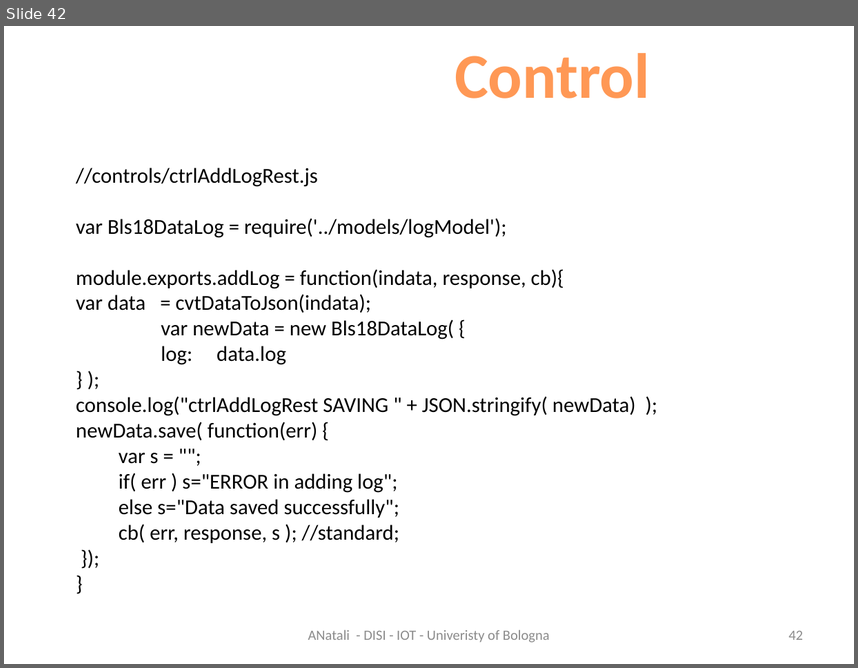
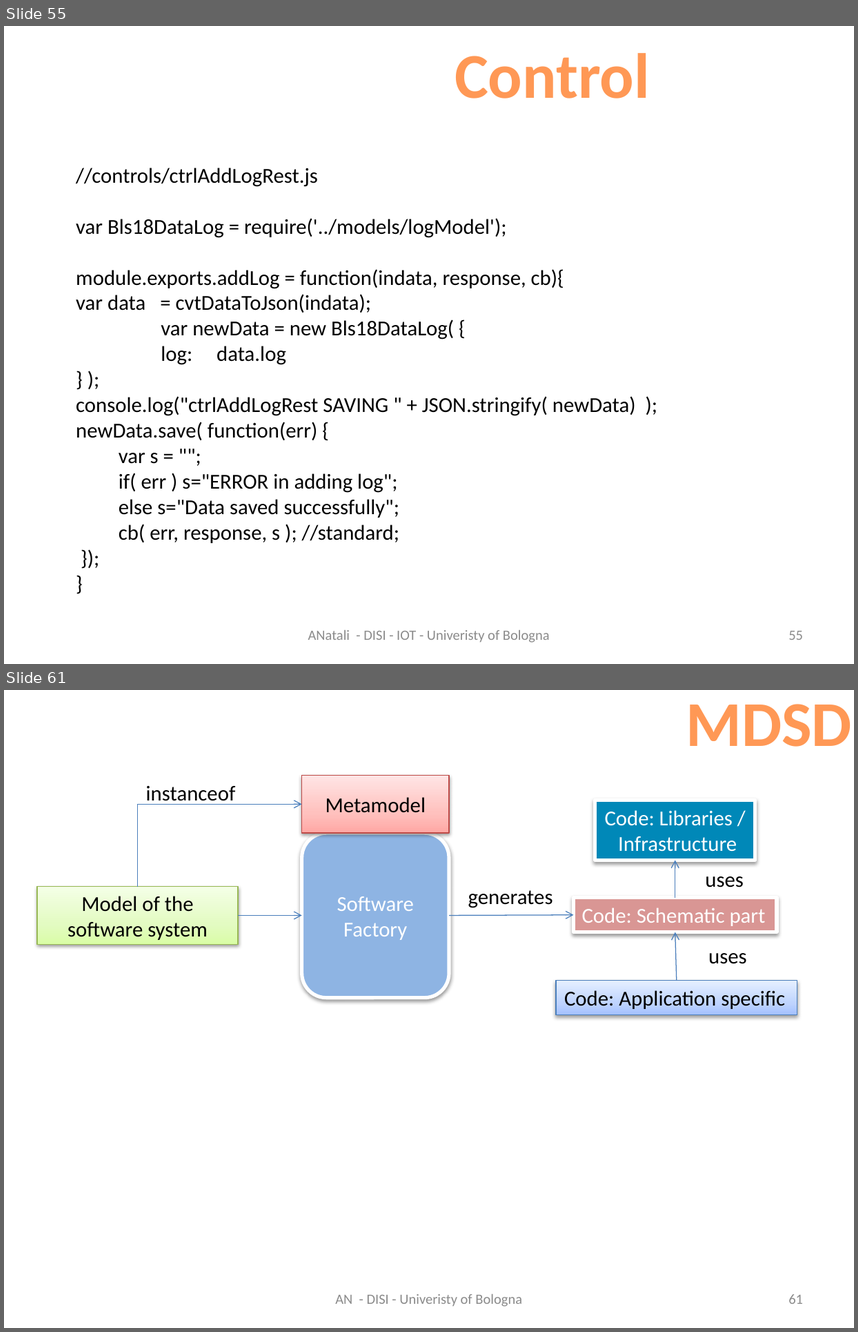
Before and after one commit to MatteoMendula/iss2018Lab, a slide deck: it.unibo.bls18/docs/BLS2018.pptx. Shown one above the other, each under a label of ours: slide 42 before the commit, slides 55 and 61 after it; the slides between them are not shown. The pictures are 858x668 and 858x1332 pixels, drawn with LibreOffice and Linux fonts; fonts in the diff are those of the drawing. Boxes give left, top, right and bottom in pixels: in the first picture for what was removed or moved away, otherwise in the second. Text is boxed around its words. In the diff, an @@ line names an element or a change of style, - is before the commit and + after.

```diff
--- a/it.unibo.bls18/docs/BLS2018.pptx
+++ b/it.unibo.bls18/docs/BLS2018.pptx
@@ slide 61 added at (x1=4, y1=690, x2=854, y2=1328), background #FFFFFF @@
@@ text added at (x1=686, y1=704, x2=852, y2=747), 54 pt, text gradient #9D4700 to #FF9856 to #FFF5F1, bold @@
+MDSD
@@ text added at (x1=146, y1=786, x2=236, y2=805), 18 pt, text #000000 @@
+instanceof
@@ rectangle added at (x1=301, y1=775, x2=448, y2=833), fill gradient #FFA6A5 to #FFC0BF to #FFE7E7, outline #BF4C48 0.75 pt, 18 pt, text #000000 @@
+Metamodel
@@ elbow arrow added from (137, 887) to (301, 804), #4B7EBC 0.75 pt @@
@@ rectangle added at (x1=595, y1=800, x2=755, y2=860), fill #0088B8, outline #FFFFFF 3 pt, 18 pt, text #FFFFFF @@
+Code: Libraries /
+Infrastructure
@@ rounded rectangle added at (x1=301, y1=833, x2=448, y2=998), fill #8EB4E3, outline #FFFFFF 3 pt, 18 pt, text #FFFFFF @@
+Software
+Factory
@@ arrow added from (675, 898) to (675, 860), #4B7EBC 0.75 pt @@
@@ rectangle added at (x1=37, y1=887, x2=238, y2=944), fill gradient #DAFDA7 to #E4FCC2 to #F5FFE7, outline #98B955 0.75 pt, 18 pt, text #000000 @@
+Model of the
+software system
@@ text added at (x1=468, y1=890, x2=553, y2=908), 18 pt, text #000000 @@
+generates
@@ text added at (x1=705, y1=876, x2=744, y2=887), 18 pt, text #000000 @@
+uses
@@ arrow added from (238, 915) to (301, 915), #4B7EBC 0.75 pt @@
@@ arrow added from (450, 915) to (573, 914), #4B7EBC 0.75 pt @@
@@ rectangle added at (x1=573, y1=898, x2=777, y2=931), fill #D99694, outline #FFFFFF 3 pt, 18 pt, text #FFFFFF @@
+Code: Schematic part
@@ arrow added from (677, 980) to (675, 932), #4B7EBC 0.75 pt @@
@@ text added at (x1=708, y1=953, x2=747, y2=964), 18 pt, text #000000 @@
+uses
@@ rectangle added at (x1=556, y1=980, x2=797, y2=1015), fill gradient #A4C4FF to #BFD4FF to #E6EEFF, outline #4B7EBC 0.75 pt, 18 pt, text #000000 @@
+Code: Application specific
@@ text added at (x1=335, y1=1294, x2=522, y2=1306), 12 pt, text #8C8C8C @@
+AN - DISI - Univeristy of Bologna
@@ page number added at (x1=789, y1=1294, x2=803, y2=1303), 12 pt, text #8C8C8C @@
+61
@@ what was slide 42 is now slide 55 @@
@@ page number at (x1=789, y1=630, x2=803, y2=639): text changed @@
-42
+55
```
Also in this commit, not shown: 4 slides changed, 30 other slides added, 5 other files.
